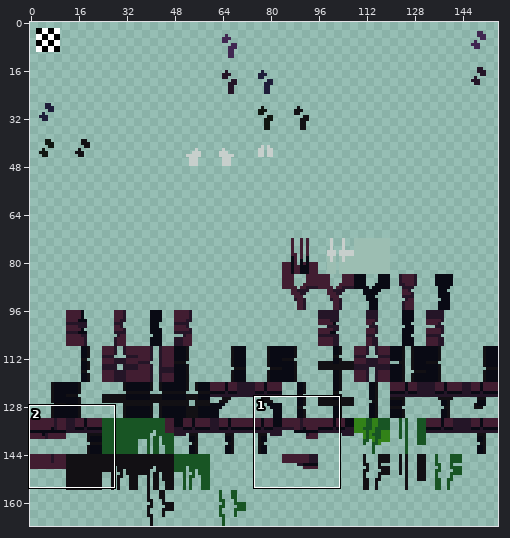
Two versions of one sprite sheet, tilesets/ts_library_foreground_props/output_tileset.png. The first picture is a wide view before the edit; the outline marks the close-up.
Close-up. Old version:
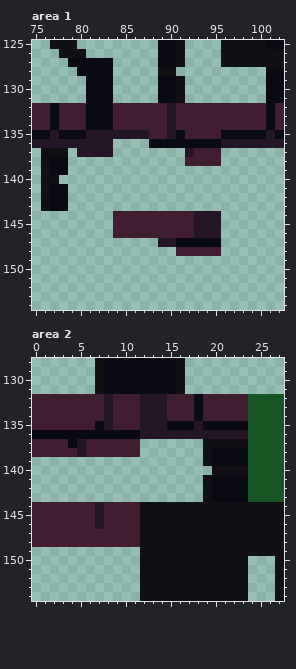
The file is 156x168 pixels. Colours within 5 levels of each other are drawn and written as one. Shown: area 1: x 75..102, y 125..154; area 2: x 0..27, y 128..154.
And afterwards:
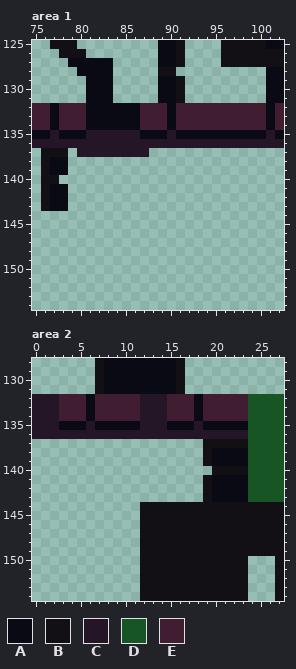
Palette (. is transparent): A #090a14  B #121014  C #241527  D #185524  E #411d31
What changed:
Area 1:
The edit turns colour C into colour A in rows 132 to 134 at x 90; in row 135 at x 87.
The edit turns colour E into colour A in rows 132 to 134 at x 84 to 86; in row 135 at x 88 to 89 and 92 to 95.
There is now colour C in rows 136 to 137 at x 84 to 87.
The edit turns colour A into colour C in row 136 at x 88 to 95.
Colour A is removed in row 147 at x 91 to 95.
Colour C is removed in row 137 at x 92; in rows 144 to 146 at x 93 to 95; in row 147 at x 89 to 90.
Colour E is removed in row 137 at x 93 to 95; in row 138 at x 92 to 95; in rows 144 to 146 at x 84 to 92; in row 148 at x 91 to 95.
Area 2:
The edit turns colour C into colour A in row 135 at x 8.
The edit turns colour E into colour A in rows 132 to 134 at x 6; in row 135 at x 3 to 5 and 9 to 11.
The edit turns colour A into colour C in row 136 at x 0 to 11.
The edit turns colour E into colour C in rows 132 to 134 at x 0 to 2; in row 135 at x 0 to 2 and 6.
The edit turns colour C into colour E in rows 132 to 134 at x 8.
Colour A is removed in row 137 at x 4.
Colour C is removed in rows 137 to 138 at x 5; in rows 144 to 146 at x 7.
Colour E is removed in row 137 at x 0 to 3 and 6 to 11; in row 138 at x 0 to 4 and 6 to 11; in rows 144 to 146 at x 0 to 6 and 8 to 11; in rows 147 to 148 at x 0 to 11.
Boxes around the changes in both close-ups, in picture pixels (x1, y1, x2, y2):
changed: (113, 103, 221, 166)
erased: (113, 211, 221, 256)
changed: (32, 394, 140, 457)
erased: (32, 502, 140, 547)
